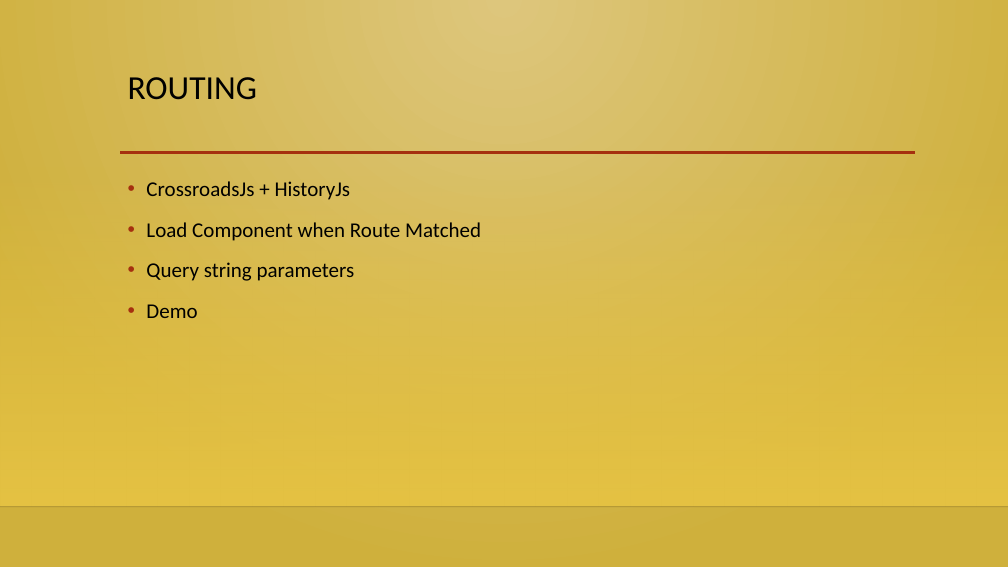
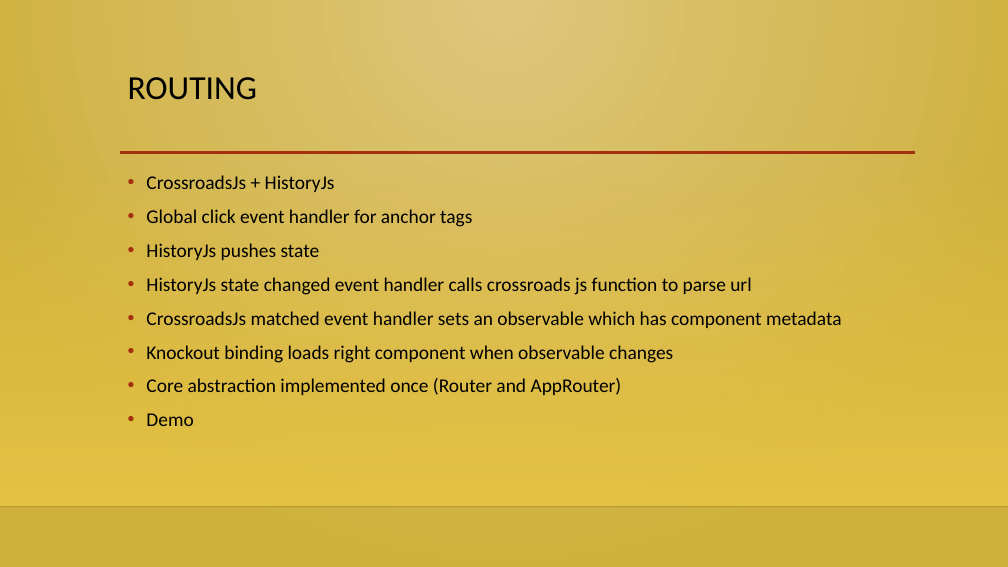
Before and after one commit to gursharan001/LargeJsApps, a slide deck: slide 9 of LargeScaleJavascriptAppsWithTypescriptKnockoutCrossroadsJs.pptx (slide 7 before the commit). Drawn at 1008x567 pixels with LibreOffice and Linux fonts; fonts in the diff are those of the drawing; background and template pictures are left out. Boxes give left, top, right and bottom in pixels: in the first picture for what was removed or moved away, otherwise in the second. Text is boxed around its words. In the diff, an @@ line names an element or a change of style, - is before the commit and + after.

```diff
--- a/LargeScaleJavascriptAppsWithTypescriptKnockoutCrossroadsJs.pptx
+++ b/LargeScaleJavascriptAppsWithTypescriptKnockoutCrossroadsJs.pptx
@@ text at (x1=146, y1=175, x2=335, y2=426): size 20 to 18.5 pt in "CrossroadsJs + HistoryJs", "Demo"; line spacing 1.2 to 1 @@
@@ text at (x1=146, y1=209, x2=842, y2=395): text changed; size 20 to 18.5 pt @@
-• Load Component when Route Matched
-• Query string parameters
+• Global click event handler for anchor tags
+• HistoryJs pushes state
+• HistoryJs state changed event handler calls crossroads js function to parse url
+• CrossroadsJs matched event handler sets an observable which has component metadata
+• Knockout binding loads right component when observable changes
+• Core abstraction implemented once (Router and AppRouter)
```
Also in this commit, not shown: 2 other slides changed, 2 slides added, 3 other files.
